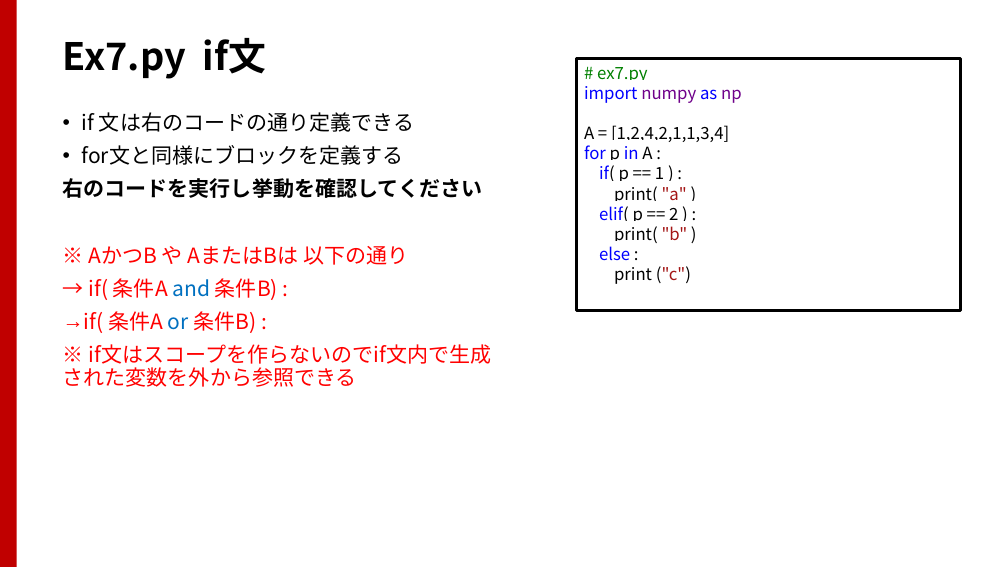
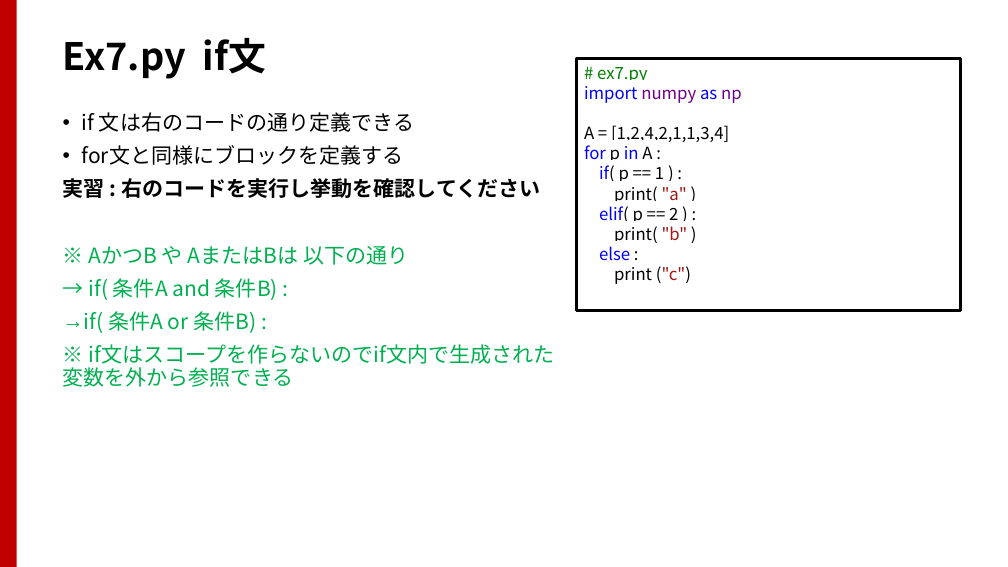
Before and after one commit to TakashiIjiri/TakashiIjiri.github.io, a slide deck: slide 17 of classes/dm2017/DigitalMedia2_13.pptx. Drawn at 1008x567 pixels with LibreOffice and Linux fonts; fonts in the diff are those of the drawing. Boxes give left, top, right and bottom in pixels: in the first picture for what was removed or moved away, otherwise in the second. Text is boxed around its words. In the diff, an @@ line names an element or a change of style, - is before the commit and + after.

```diff
--- a/classes/dm2017/DigitalMedia2_13.pptx
+++ b/classes/dm2017/DigitalMedia2_13.pptx
@@ text at box(63, 178, 540, 198): text changed @@
-右のコードを実行し挙動を確認してください
+実習 : 右のコードを実行し挙動を確認してください
@@ text at box(84, 246, 408, 333): text colour #FF0000 to #00B050 in "※ AかつB や AまたはBは 以下の通り", "→ if( 条件A 条件B) :", "if( 条件A 条件B) :", "※ if文はスコープを作らないのでif文内で生成された変数を外から参照できる"; text colour #0070C0 to #00B050 in "and", "or" @@
```
Also in this commit, not shown: 11 other slides changed, 2 other files.
